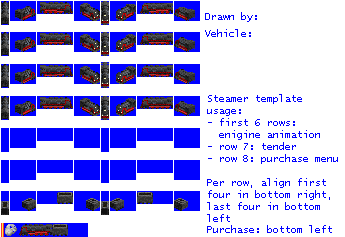
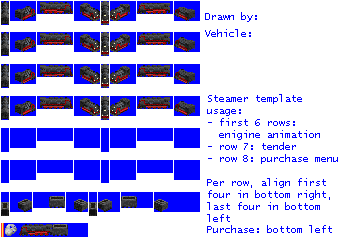
Layers edited between the first and the second 345 × 237 image:
painted on "fixed" over [1, 3, 195, 215]
painted on "original" over [1, 3, 188, 216]
painted on "empty.png" over [1, 191, 200, 216]
